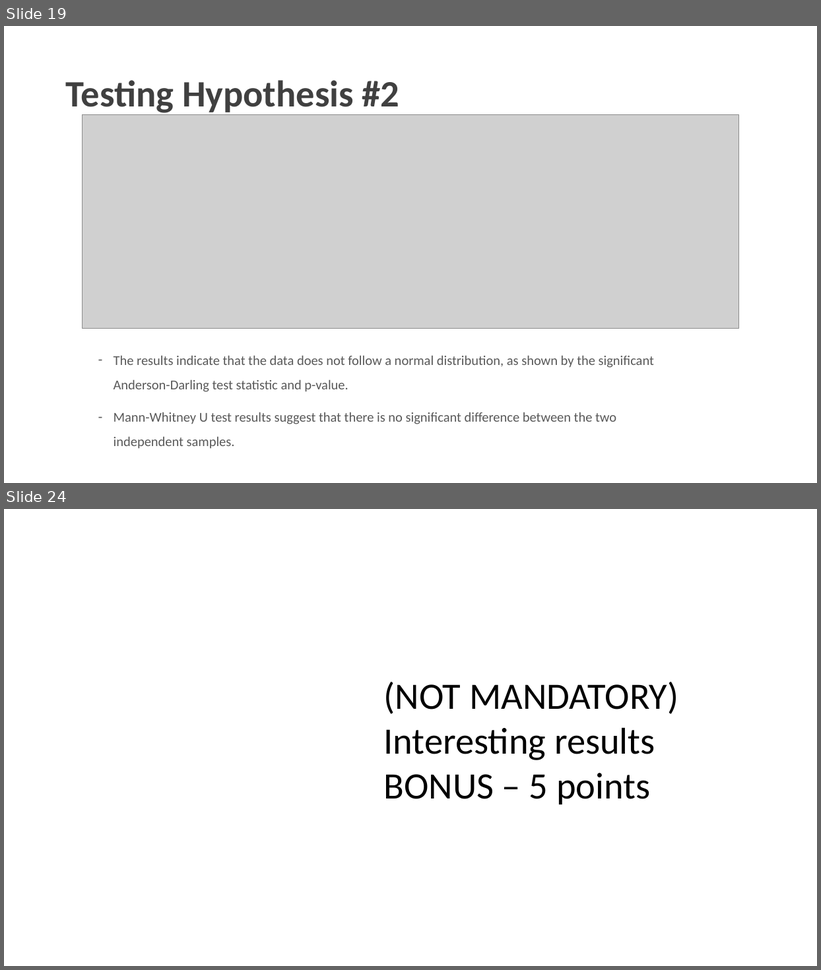
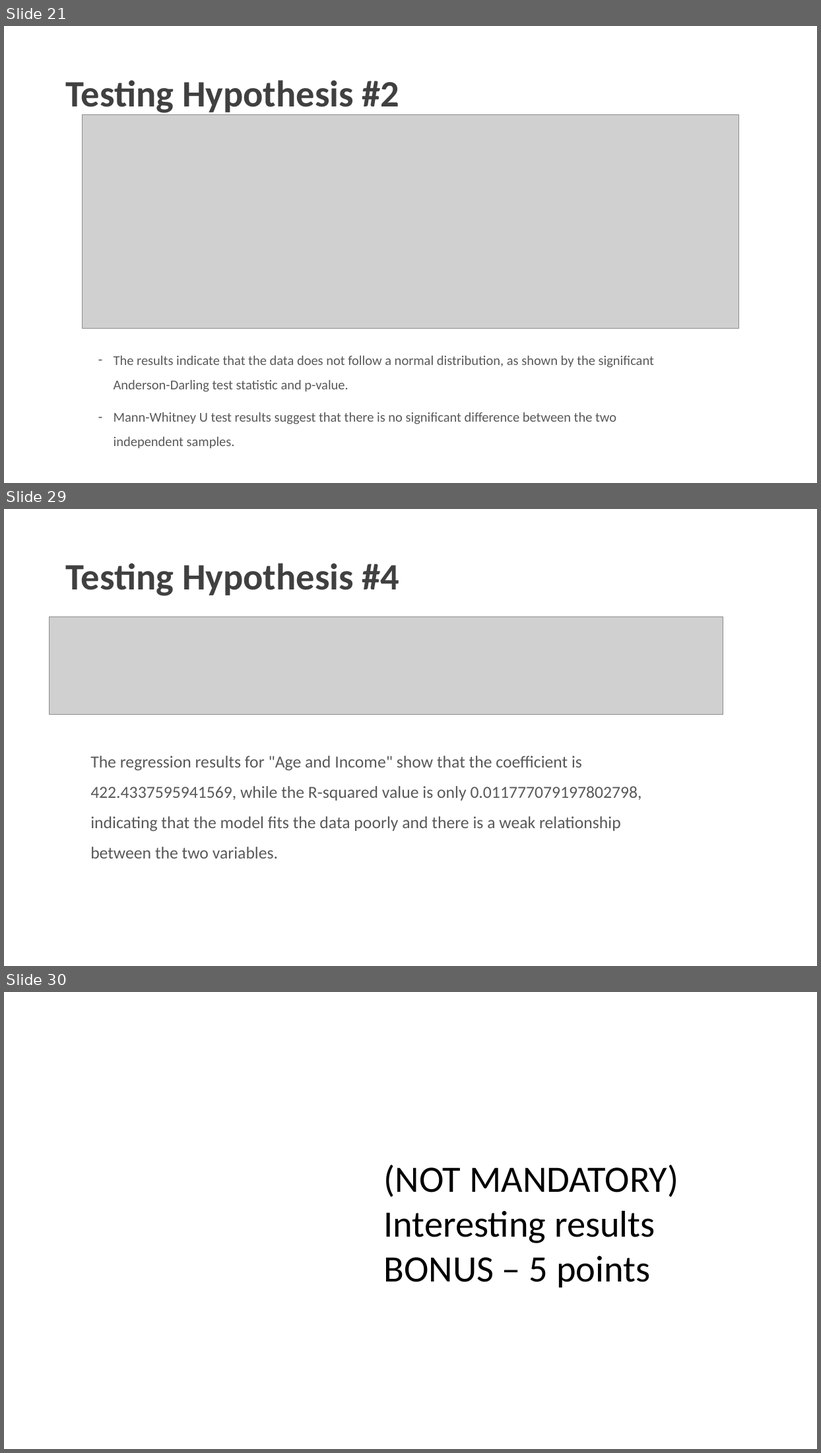
Before and after one commit to charlesyifanli/python_and_data, a slide deck: mini_project/SCSE 24 Mini-project presentation (Group No. ##).pptx. Shown one above the other, each under a label of ours: slides 19 and 24 before the commit, slides 21, 29 and 30 after it; the slides between them are not shown. The pictures are 821x970 and 821x1453 pixels, drawn with LibreOffice and Linux fonts; fonts in the diff are those of the drawing; grey boxes stand for pictures; background and template pictures are left out. Boxes give left, top, right and bottom in pixels: in the first picture for what was removed or moved away, otherwise in the second. Text is boxed around its words. In the diff, an @@ line names an element or a change of style, - is before the commit and + after.

```diff
--- a/mini_project/SCSE 24 Mini-project presentation (Group No. ##).pptx
+++ b/mini_project/SCSE 24 Mini-project presentation (Group No. ##).pptx
@@ slide 29 added at <box>4,509,817,966</box>, background #FFFFFF @@
@@ title added at <box>66,563,400,596</box>, 44 pt, text #404040, bold @@
+Testing Hypothesis #4
@@ picture added at <box>49,617,724,714</box> @@
@@ text added at <box>90,756,642,859</box>, 20 pt, text #595959 @@
+The regression results for "Age and Income" show that the coefficient is 422.4337595941569, while the R-squared value is only 0.011777079197802798, indicating that the model fits the data poorly and there is a weak relationship between the two variables.
@@ what was slide 19 is now slide 21 @@
@@ what was slide 24 is now slide 30 @@
```
Also in this commit, not shown: 3 slides changed, 6 other slides added, 1 slide removed, 1 other file.
